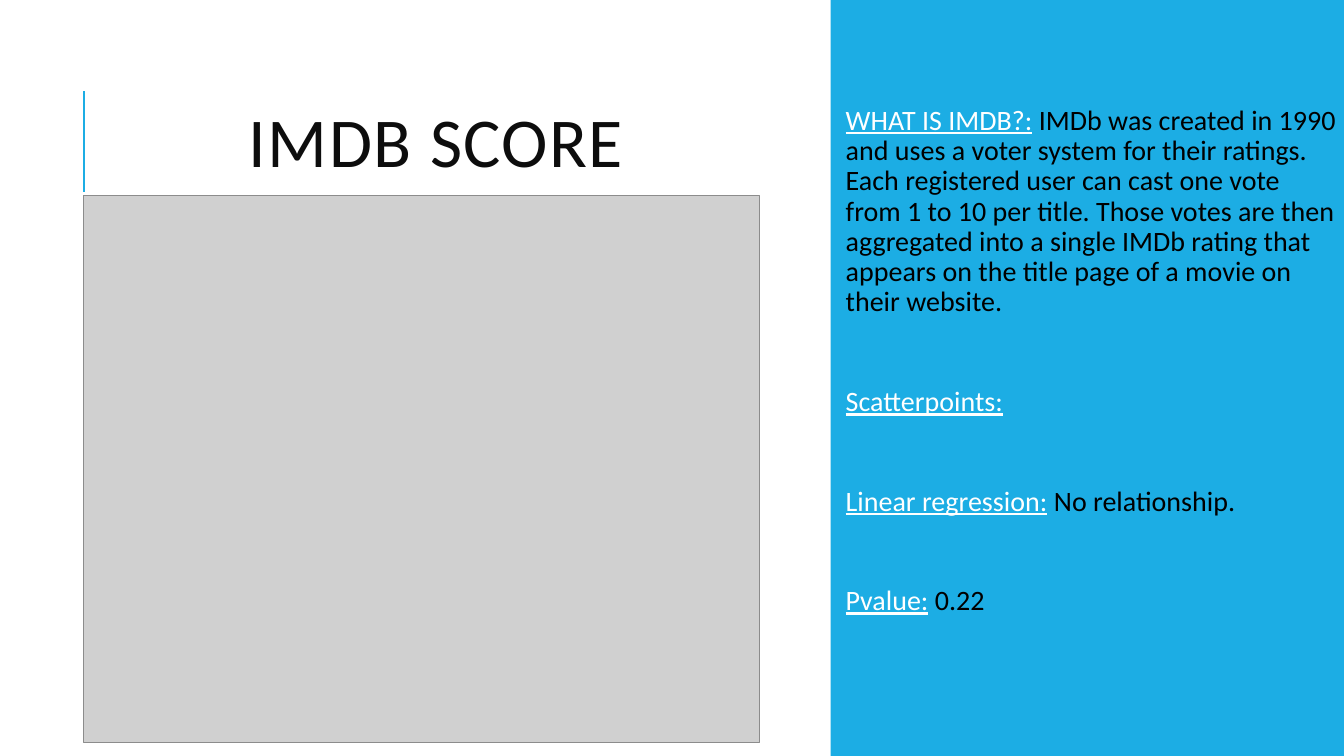
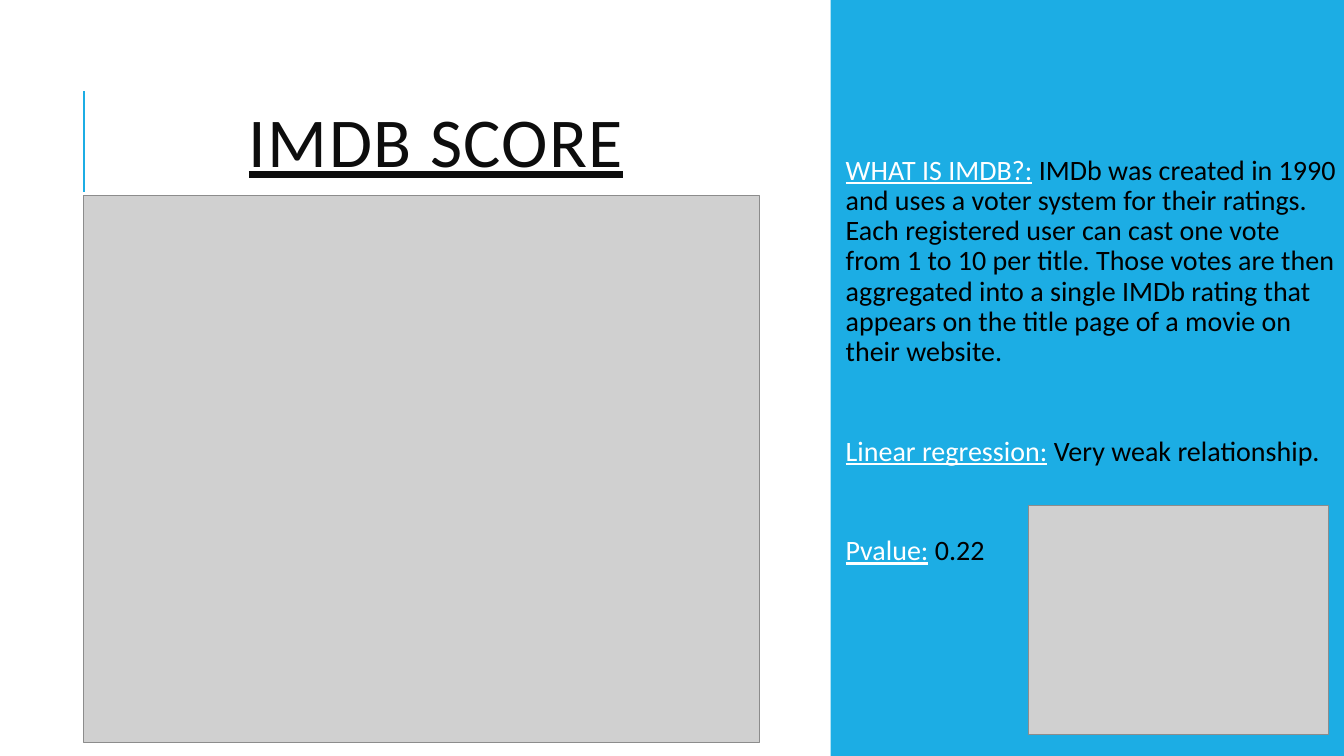
Before and after one commit to Abby-Boulter/Project1, a slide deck: slide 5 of data/Project 1 Presentation.pptx (slide 4 before the commit). Drawn at 1344x756 pixels with LibreOffice and Linux fonts; fonts in the diff are those of the drawing; grey boxes stand for pictures. Boxes give left, top, right and bottom in pixels: in the first picture for what was removed or moved away, otherwise in the second. Text is boxed around its words. In the diff, an @@ line names an element or a change of style, - is before the commit and + after.

```diff
--- a/data/Project 1 Presentation.pptx
+++ b/data/Project 1 Presentation.pptx
@@ title "IMDB SCORE" at bbox=[249, 121, 623, 178]: underline on @@
@@ text at bbox=[846, 441, 1320, 466]: text changed; text colour #FFFFFF to #000000 @@
-  Scatterpoints:
-  Linear regression: No relationship.
+  Linear regression: Very weak relationship.
@@ picture added at bbox=[1029, 505, 1329, 734] @@
```
Also in this commit, not shown: 4 other slides changed, 1 slide added, 1 slide removed, 5 other files.
